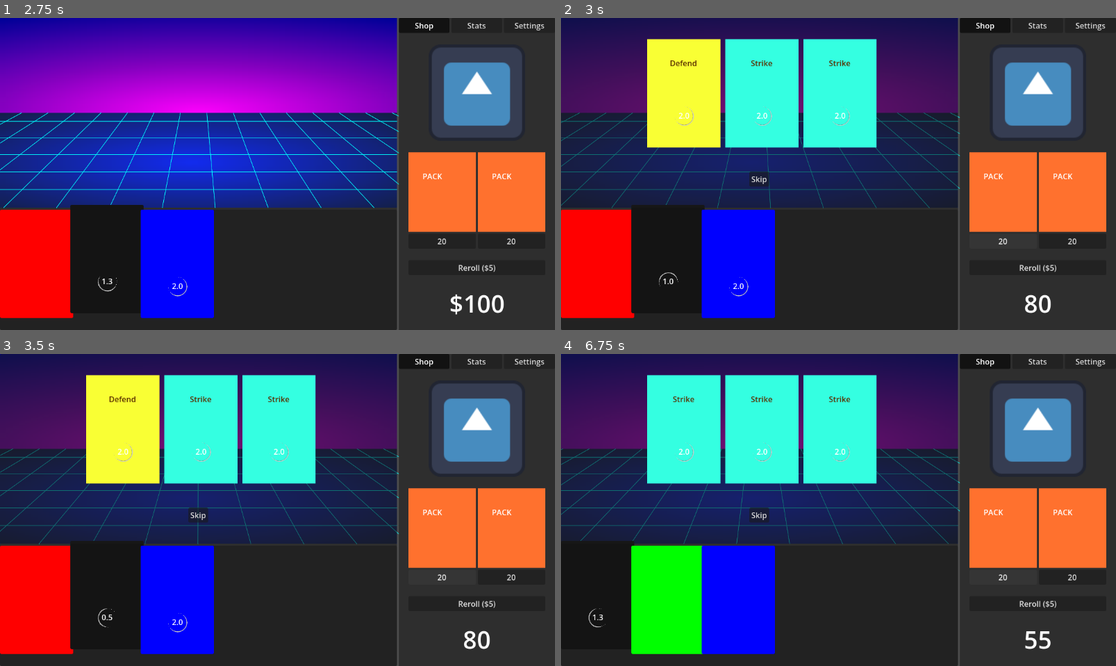
Above: before the commit, frames 1-4 (two rows, left to right).
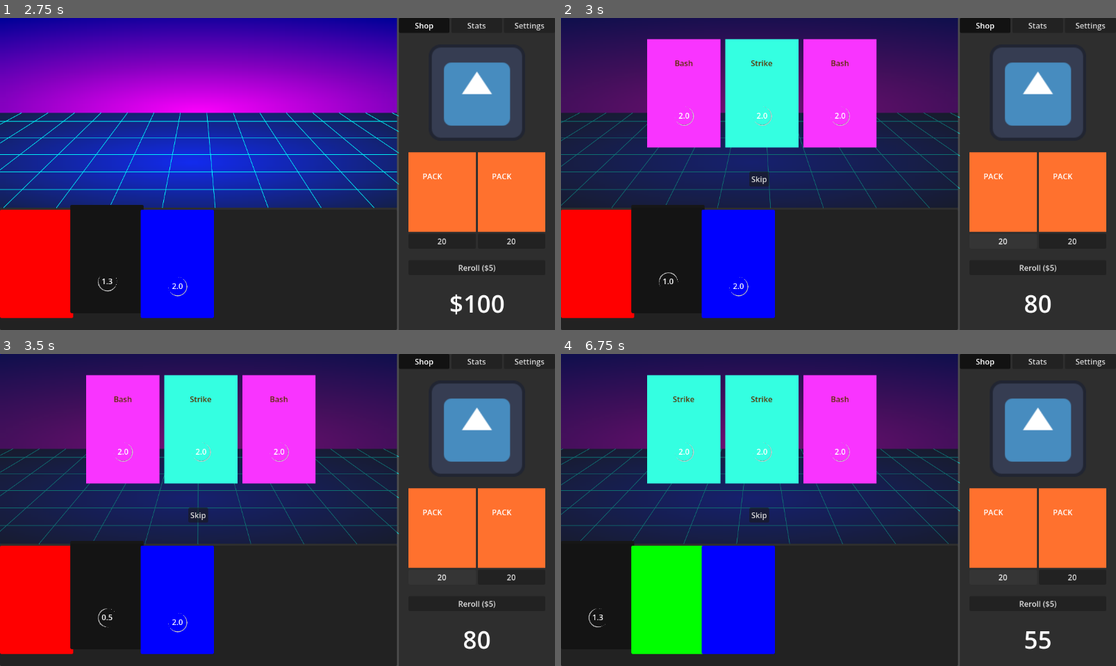
Above: after the commit, the same moments.

Repository: followthedopamine/card-battler
Game: Godot game, scene res://scenes/main.tscn
Same seed, same stepped clock (60 frames per second), same inputs: the game is played once before the commit and once after it. The engine's default icon, where the game draws it, is replaced by a stand-in: a white triangle on a blue panel in a dark square.
Inputs:
- Up to frame 1 (2.75 s): click "Shop" at 0.5 s; click "Stats" at 1.25 s; click "Shop" at 2 s
- Up to frame 2 (3 s): click "20" at 2.75 s
- Up to frame 3 (3.5 s): no input
- Up to frame 4 (6.75 s): click "Skip" at 3.5 s; click "Reroll ($5)" at 4.25 s; click "Stats" at 5 s; click "Shop" at 5.75 s; click "20" at 6.5 s

Frame 1 is identical in both runs. In frame 2, 9.3% of the frame differs, in the area x 15-57%, y 6-42%; in frame 3, 9.3%; in frame 4, 4.6%.

Commit message:
Added a money card and updated tooltips to be able to use variables

Diff:
--- a/autoloads/PlayerManager.gd
+++ b/autoloads/PlayerManager.gd
@@ -7,6 +7,8 @@
 		currency = value
 		SignalBus.currency_changed.emit()
 
+var currency_modifier: float = 1.0
+
 var hand_size := 3
 var max_hand_size := 5
 
--- a/scenes/card/Card.gd
+++ b/scenes/card/Card.gd
@@ -58,6 +58,7 @@
 		timer_spinner.rotation += delta * 10
 
 func _on_timer_timeout() -> void:
+	activate_effect()
 	deactivate()
 
 func set_colour(index: int):
@@ -67,6 +68,10 @@
 	var new_style: StyleBoxFlat = panel.get_theme_stylebox("panel").duplicate()
 	new_style.bg_color = new_colour
 	panel.add_theme_stylebox_override("panel", new_style)
+
+# Replace this function in card extensions
+func activate_effect() -> void:
+	pass
 
 func activate():
 	timer.start(duration)
--- /dev/null
+++ b/scenes/cards/004_money/004Money.gd
@@ -0,0 +1,9 @@
+extends Card
+
+var base_currency: float = 5
+
+@onready var modified_currency = floori(base_currency * PlayerManager.currency_modifier)
+
+func activate_effect() -> void:
+	modified_currency = floori(base_currency * PlayerManager.currency_modifier)
+	PlayerManager.currency += modified_currency
--- /dev/null
+++ b/scenes/cards/004_money/004Money.tscn
@@ -0,0 +1,14 @@
+[gd_scene load_steps=3 format=3 uid="uid://bsgc6i8225s8e"]
+
+[ext_resource type="Script" uid="uid://bthm086bp4wy2" path="res://scenes/cards/004_money/004Money.gd" id="1_xg368"]
+[ext_resource type="Texture2D" uid="uid://fq2hvr681ovf" path="res://scenes/right_panel/tabs/shop/shop_slot/images/placeholder_card_4.png" id="2_4gsnr"]
+
+[node name="004Money" type="Control"]
+layout_mode = 3
+anchors_preset = 0
+script = ExtResource("1_xg368")
+card_name = "Money"
+sprite_texture = ExtResource("2_4gsnr")
+tooltips = Array[String](["Add %modified_currency% gold"])
+duration = 2.5
+metadata/_custom_type_script = "uid://c531eyaws05rr"
--- a/scenes/cards/resources/CardData.tres
+++ b/scenes/cards/resources/CardData.tres
@@ -1,10 +1,11 @@
-[gd_resource type="Resource" script_class="CardData" load_steps=5 format=3 uid="uid://dcd3tbx2gontl"]
+[gd_resource type="Resource" script_class="CardData" load_steps=6 format=3 uid="uid://dcd3tbx2gontl"]
 
 [ext_resource type="Script" uid="uid://dpjqhxy4qigbr" path="res://scenes/card/CardData.gd" id="1_4pjgk"]
 [ext_resource type="PackedScene" uid="uid://4ex7gtlfrwxg" path="res://scenes/cards/001_strike/001Strike.tscn" id="1_eu71x"]
 [ext_resource type="PackedScene" uid="uid://d35rw33uis836" path="res://scenes/cards/002_defend/002Defend.tscn" id="2_0s4so"]
 [ext_resource type="PackedScene" uid="uid://imqxo7pwy7fr" path="res://scenes/cards/003_bash/003Bash.tscn" id="3_17ju4"]
+[ext_resource type="PackedScene" uid="uid://bsgc6i8225s8e" path="res://scenes/cards/004_money/004Money.tscn" id="4_17ju4"]
 
 [resource]
 script = ExtResource("1_4pjgk")
-cards = Array[PackedScene]([ExtResource("1_eu71x"), ExtResource("2_0s4so"), ExtResource("3_17ju4")])
+cards = Array[PackedScene]([ExtResource("1_eu71x"), ExtResource("2_0s4so"), ExtResource("3_17ju4"), ExtResource("4_17ju4")])
--- a/scenes/tooltip/Tooltip.gd
+++ b/scenes/tooltip/Tooltip.gd
@@ -16,11 +16,35 @@
 	node.mouse_exited.connect(_on_mouse_exited)
 
 func _on_mouse_enter() -> void:
-	tooltip = TooltipCanvas.display_tooltip(text)
+	var updated_text = update_tooltip_variables(text)
+	tooltip = TooltipCanvas.display_tooltip(updated_text)
 	position_tooltip()
 
 func _on_mouse_exited() -> void:
 	TooltipCanvas.hide_tooltip(tooltip)
+
+func update_tooltip_variables(text_with_variables: String) -> String:
+	var re = RegEx.new()
+	re.compile("%([^%]+)%")
+	var matches = re.search_all(text_with_variables)
+	if matches.size() == 0:
+		return text
+	var last_index = 0
+	var replaced_text: String = ""
+	for variable in matches:
+		var start := variable.get_start()
+		var end := variable.get_end()
+		var variable_string = variable.get_string()
+		variable_string = variable_string.lstrip('%')
+		variable_string = variable_string.rstrip('%')
+		replaced_text += text_with_variables.substr(last_index, start - last_index)
+		if variable_string in node:
+			replaced_text += str(node.get(variable_string))
+		else:
+			print("Tried to include a variable in tooltip that doesn't exist on node %s" % node)
+		last_index = end
+	replaced_text += text_with_variables.substr(last_index, text_with_variables.length() - last_index)
+	return replaced_text
 
 func position_tooltip() -> void:
 	var x = node.get_rect().size.x + node.global_position.x
Not shown, added: scenes/cards/004_money/004Money.gd.uid
